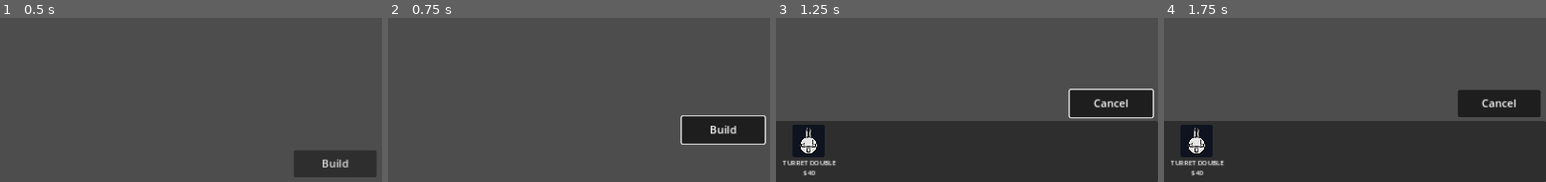
Above: before the commit, frames 1-4 (left to right).
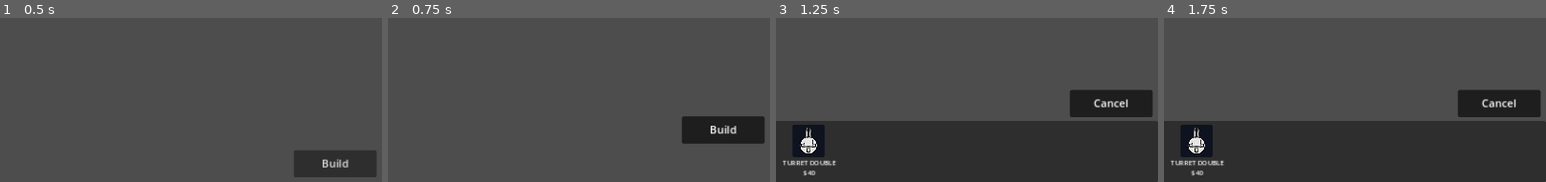
Above: after the commit, the same moments.

Repository: AdilDevStuff/TheLastGameJam2023
Game: Godot game, scene res://Scenes/World.tscn
The game is run twice, just before and just after one commit, with the same random seed, the same clock (stepped at 60 frames per second) and the same inputs. The engine's default icon, where the game draws it, is replaced by a stand-in: a white triangle on a blue panel in a dark square.
Inputs (mouse positions are % of the whole screen's width and height, from its top left):
- Up to frame 1 (0.5 s): no input
- Up to frame 2 (0.75 s): click "Build" at 0.5 s
- Up to frame 3 (1.25 s): no input
- Up to frame 4 (1.75 s): click (46, 88) at 1.25 s
The pictures show only the part of the screen within x 50-100%, y 50-100%; the shares and areas given below are measured in that part.

Frame 1 is identical in both runs. In frame 2, 0.6% of the frame differs, in the area x 76-99%, y 59-78%; in frame 3, 0.7%, in the area x 76-99%, y 43-62%; in frame 4, nothing differs.

Commit message:
Fixed Focus Mode of Build Btn

Diff:
--- a/Scenes/World.tscn
+++ b/Scenes/World.tscn
@@ -174,6 +174,7 @@
 offset_top = 600.0
 offset_right = 1144.0
 offset_bottom = 641.0
+focus_mode = 0
 toggle_mode = true
 text = "Build"
 
